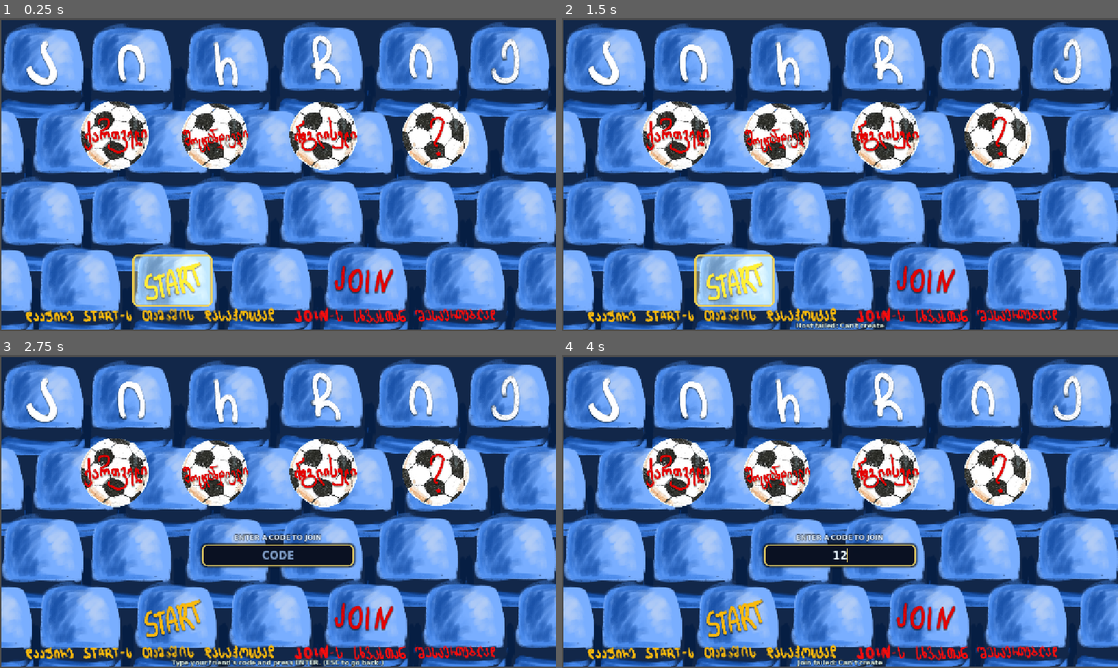
Above: before the commit, frames 1-4 (two rows, left to right).
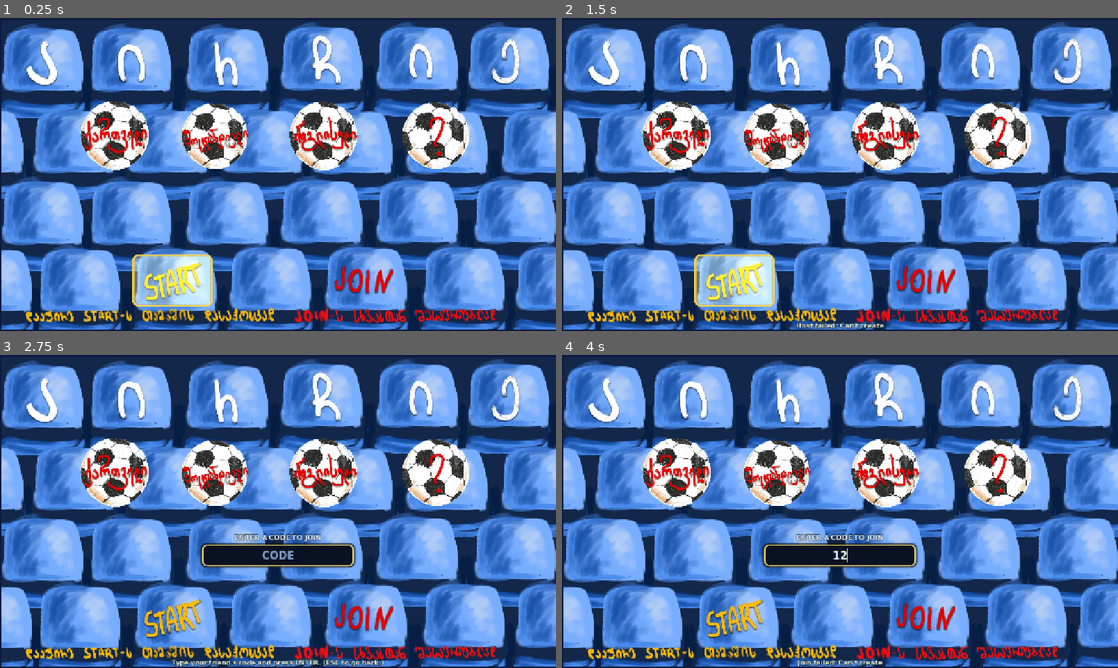
Above: after the commit, the same moments.

Repository: lukalklikadze/fighting-game
Game: Godot game, scene res://starter_2.tscn
Two runs of this game, one before a commit and one after it. Both use one fixed random seed, a clock stepped at 60 frames per second and the inputs below.
Inputs (mouse positions are in pixels of both pictures, inside the frame that each line leads up to):
- Up to frame 1 (0.25 s): no input
- Up to frame 2 (1.5 s): click (734, 280) at 0.5 s; click (734, 280) at 1.25 s
- Up to frame 3 (2.75 s): click (361, 608) at 2 s
- Up to frame 4 (4 s): click (840, 555) at 2.77 s; type "12" at 2.85 s; tap Enter (ui_accept) at 3.5, 3.77 s; move the mouse to (962, 495) at 3.52 s; hold Right (ui_right) from 3.53 s (still down); tap Q at 3.6 s; click (962, 495) at 3.67 s

The runs differ from the first frame. In frame 1, 1.4% of the frame differs, in the area x 0-100%, y 0-100%; in frame 2, 1.4%; in frame 3, 1.4%; in frame 4, 1.4%.

Commit message:
starter_2: force fullscreen + navy clear color so no bare edges show
Co-Authored-By: Claude Opus 4.8 <noreply@anthropic.com>

Diff:
--- a/scenes/scripts/starter_2.gd
+++ b/scenes/scripts/starter_2.gd
@@ -67,6 +67,11 @@
 
 
 func _ready() -> void:
+	# Match the fight scene: fullscreen 16:9 so the stadium art fills the screen.
+	# (Windowed/odd aspects let "expand" stretch reveal bare edges past the art;
+	# tint the clear color to the seats' navy so any sliver blends in.)
+	DisplayServer.window_set_mode(DisplayServer.WINDOW_MODE_FULLSCREEN)
+	RenderingServer.set_default_clear_color(Color(0.05, 0.10, 0.25, 1.0))
 	for ball_name in BALL_ORDER:
 		var ball := get_node(NodePath(ball_name)) as Sprite2D
 		_balls[ball_name] = ball
